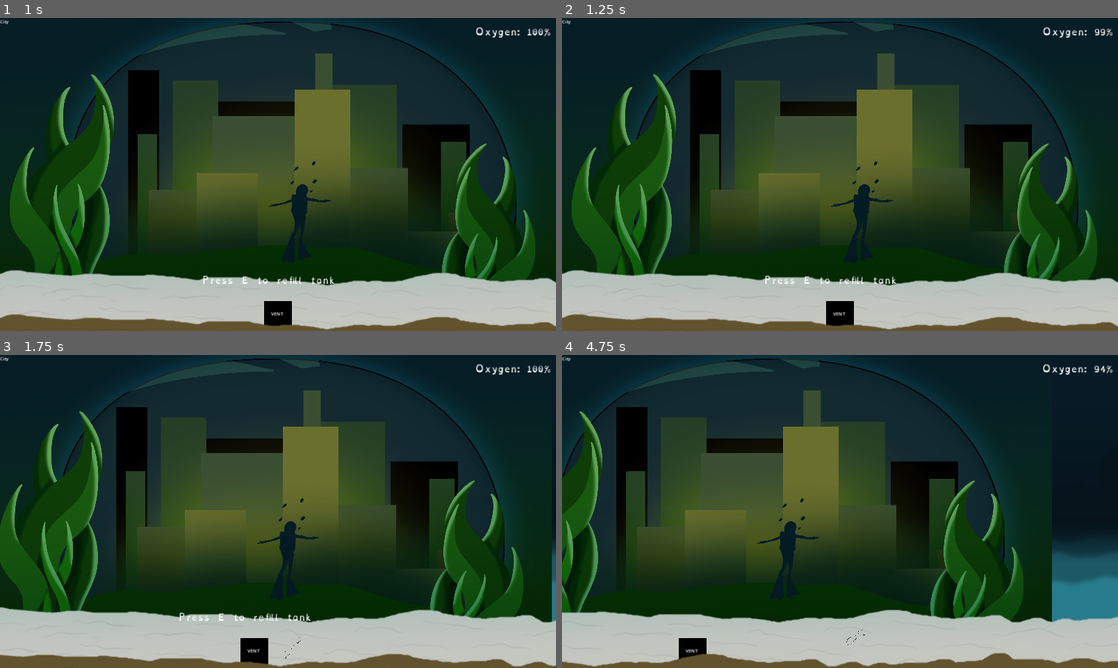
Above: before the commit, frames 1-4 (two rows, left to right).
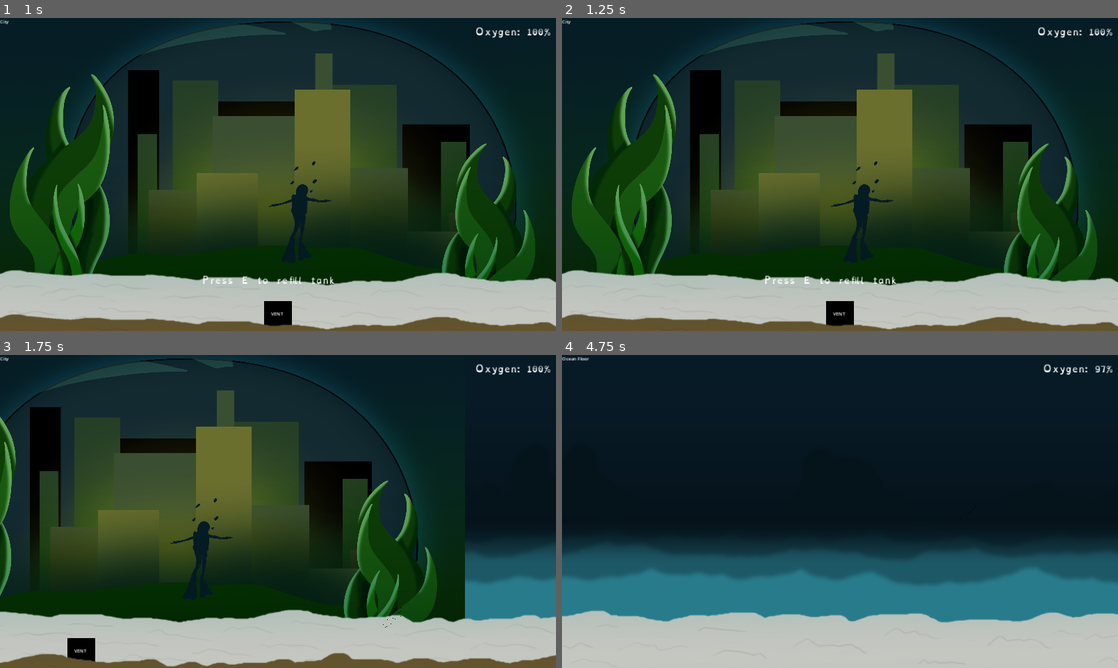
Above: after the commit, the same moments.

Repository: KeyraWebb/Cheezbored
Game: Godot game, scene res://scenes/game.tscn
The game is run twice, just before and just after one commit, with the same random seed, the same clock (stepped at 60 frames per second) and the same inputs. The engine's default icon, where the game draws it, is replaced by a stand-in: a white triangle on a blue panel in a dark square.
Inputs:
- Up to frame 1 (1 s): click "Play" at 0.5 s
- Up to frame 2 (1.25 s): no input
- Up to frame 3 (1.75 s): tap E (interact) at 1.25 s; hold Right (move_right) from 1.28 s (still down); hold E (interact) from 1.28 s (still down); tap Space (jump) at 1.52 s
- Up to frame 4 (4.75 s): release E (interact) at 2.03 s; tap E (interact) at 2.1, 3.6 s; tap Space (jump) at 2.27, 3.77, 4.52 s; release Right (move_right) at 2.78 s; hold Left (move_left) 2.78-3.53 s; hold E (interact) 2.78-3.53 s; hold Right (move_right) from 3.53 s (still down); hold E (interact) from 4.28 s (still down)

Frame 1 is identical in both runs. In frame 2, 0.2% of the frame differs, in the area x 85-99%, y 2-7%; in frame 3, 39%; in frame 4, 50%, in the area x 0-100%, y 0-100%.

Commit message:
checkpoints and numbers and such

Diff:
--- a/scenes/underwater_level.tscn
+++ b/scenes/underwater_level.tscn
@@ -1,15 +1,16 @@
-[gd_scene load_steps=17 format=3 uid="uid://crs5bfilcviv6"]
+[gd_scene load_steps=18 format=3 uid="uid://b471jw81q2f7r"]
 
 [ext_resource type="PackedScene" uid="uid://df6n5fnrrtxh8" path="res://scenes/objects/player.tscn" id="1_dsi1s"]
 [ext_resource type="PackedScene" uid="uid://cvux58ossusty" path="res://scenes/ui/oxygen_timer.tscn" id="1_r1edr"]
 [ext_resource type="Script" path="res://scripts/underwater_level.gd" id="1_xjn78"]
 [ext_resource type="Script" path="res://scripts/zones.gd" id="2_ab1qq"]
 [ext_resource type="Texture2D" uid="uid://b4wivdan60b3l" path="res://assets/sprites/backgrounds/OceanFloorRear.png" id="3_r6orm"]
-[ext_resource type="PackedScene" uid="uid://biuxyiktdjo2d" path="res://scenes/objects/beacon_area.tscn" id="3_rtwnx"]
+[ext_resource type="PackedScene" path="res://scenes/objects/beacon_area.tscn" id="3_rtwnx"]
 [ext_resource type="Texture2D" uid="uid://bfws0r5mvw126" path="res://assets/sprites/backgrounds/OceanFloorFront.png" id="4_8eb2o"]
 [ext_resource type="Texture2D" uid="uid://c5u8aug8o1qd0" path="res://assets/sprites/Setting Image temp.png" id="5_gbqkf"]
-[ext_resource type="PackedScene" uid="uid://015qpi431l65" path="res://scenes/objects/oxygen_dispenser.tscn" id="6_eijx3"]
-[ext_resource type="PackedScene" uid="uid://dfwd1jovxn5q3" path="res://scenes/objects/pipe.tscn" id="7_3dd0i"]
+[ext_resource type="PackedScene" path="res://scenes/objects/oxygen_dispenser.tscn" id="6_eijx3"]
+[ext_resource type="PackedScene" path="res://scenes/objects/pipe.tscn" id="7_3dd0i"]
+[ext_resource type="Script" path="res://scripts/beacon_manager.gd" id="9_7we8j"]
 [ext_resource type="Script" path="res://scripts/beacon.gd" id="9_yavqo"]
 
 [sub_resource type="WorldBoundaryShape2D" id="WorldBoundaryShape2D_c0pn0"]
@@ -32,13 +33,13 @@
 
 [node name="OxygenTimer" parent="HUD" instance=ExtResource("1_r1edr")]
 unique_name_in_owner = true
-deplete_delay = 30
+deplete_delay = 52
 metadata/_edit_use_anchors_ = true
 
 [node name="Player" parent="." instance=ExtResource("1_dsi1s")]
 position = Vector2(960, 1024)
 walk_speed = 900.0
-swim_speed = 300.0
+swim_speed = 2500.0
 
 [node name="Borders" type="Node2D" parent="."]
 
@@ -129,13 +130,6 @@
 modulate = Color(0.753984, 0.753984, 0.753984, 1)
 z_index = -20
 position = Vector2(3840, 0)
-texture = ExtResource("3_r6orm")
-centered = false
-
-[node name="ToxicDump3" type="Sprite2D" parent="Zones/ParallaxBackground/Background/ToxicDump"]
-modulate = Color(0.793268, 0.500804, 0.182934, 1)
-z_index = -20
-position = Vector2(7680, 0)
 texture = ExtResource("3_r6orm")
 centered = false
 
@@ -200,6 +194,7 @@
 text = "VENT"
 
 [node name="PipeLayer" type="Node2D" parent="."]
+script = ExtResource("9_7we8j")
 
 [node name="Beacon1" type="Node2D" parent="PipeLayer"]
 position = Vector2(8688, 1024)
@@ -247,10 +242,35 @@
 [node name="p" parent="PipeLayer/Beacon2/Pipes" instance=ExtResource("7_3dd0i")]
 position = Vector2(3840, 0)
 
+[node name="Beacon3" type="Node2D" parent="PipeLayer"]
+position = Vector2(37500, 1024)
+script = ExtResource("9_yavqo")
+
+[node name="BeaconArea" parent="PipeLayer/Beacon3" instance=ExtResource("3_rtwnx")]
+
+[node name="Pipes" type="Node2D" parent="PipeLayer/Beacon3"]
+position = Vector2(-5927, 0)
+
+[node name="Pipe6" parent="PipeLayer/Beacon3/Pipes" instance=ExtResource("7_3dd0i")]
+position = Vector2(-5760, 0)
+
+[node name="Pipe8" parent="PipeLayer/Beacon3/Pipes" instance=ExtResource("7_3dd0i")]
+position = Vector2(-3840, 0)
+
+[node name="Pipe5" parent="PipeLayer/Beacon3/Pipes" instance=ExtResource("7_3dd0i")]
+position = Vector2(-1920, 0)
+
+[node name="Pipe7" parent="PipeLayer/Beacon3/Pipes" instance=ExtResource("7_3dd0i")]
+
+[node name="Pipe 8" parent="PipeLayer/Beacon3/Pipes" instance=ExtResource("7_3dd0i")]
+position = Vector2(1920, 0)
+
+[node name="p" parent="PipeLayer/Beacon3/Pipes" instance=ExtResource("7_3dd0i")]
+position = Vector2(3840, 0)
+
 [node name="Node" type="Node" parent="PipeLayer"]
 
 [connection signal="on_depleted" from="HUD/OxygenTimer" to="." method="_on_death"]
-[connection signal="set_respawn" from="PipeLayer/Beacon1" to="." method="_on_beacon_set_respawn"]
 [connection signal="on_beacon_placed" from="PipeLayer/Beacon1/BeaconArea" to="PipeLayer/Beacon1" method="on_beacon_placed"]
-[connection signal="set_respawn" from="PipeLayer/Beacon2" to="." method="_on_beacon_set_respawn"]
 [connection signal="on_beacon_placed" from="PipeLayer/Beacon2/BeaconArea" to="PipeLayer/Beacon2" method="on_beacon_placed"]
+[connection signal="on_beacon_placed" from="PipeLayer/Beacon3/BeaconArea" to="PipeLayer/Beacon3" method="on_beacon_placed"]
--- a/scripts/beacon.gd
+++ b/scripts/beacon.gd
@@ -1,9 +1,13 @@
 extends Node2D
+class_name Beacon
 
 @onready var pipes: Node2D = $Pipes
 @onready var oxygen_timer: OxygenTimer = %OxygenTimer
 
+var index: int
+
 signal set_respawn(respawn_position: Vector2)
+signal mark_beacon(i: int)
 
 
 func _ready() -> void:
@@ -16,3 +20,4 @@
 	pipes.show()
 	oxygen_timer.oxygen = 100
 	set_respawn.emit(global_position)
+	mark_beacon.emit(index)
--- /dev/null
+++ b/scripts/beacon_manager.gd
@@ -0,0 +1,30 @@
+extends Node2D
+
+var beacons: Array[Beacon]
+
+signal on_checkpoint_reached(index: int)
+
+
+func _ready() -> void:
+	# retrieve list of beacons
+	var children := get_children()
+	for child in children:
+		if child is Beacon:
+			beacons.push_back(child)
+
+	# sort in order of x axis
+	beacons.sort_custom(sort_by_position)
+
+	# connect to beacon placement
+	for i in range(beacons.size()):
+		beacons[i].index = i
+		beacons[i].mark_beacon.connect(_on_beacon_placed)
+
+
+func sort_by_position(a: Node2D, b: Node2D) -> bool:
+	return a.position.x < b.position.x
+
+
+func _on_beacon_placed(index: int):
+	on_checkpoint_reached.emit(index)
+	print("reached checkpoint %".format([index + 1], "%"))
